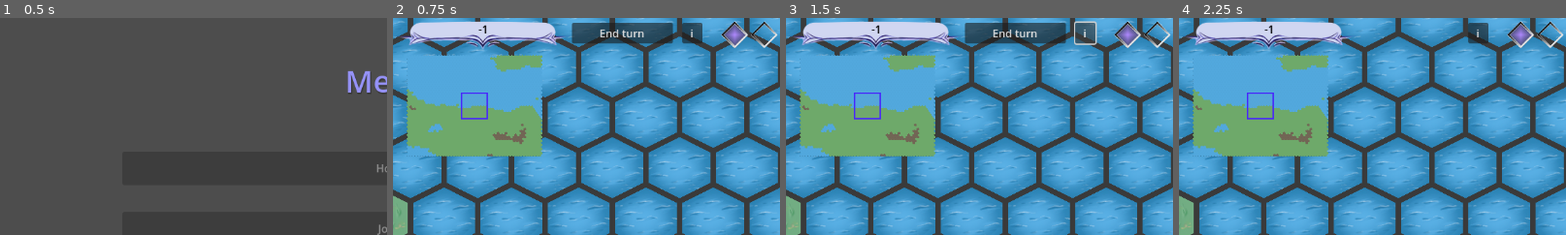
Above: before the commit, frames 1-4 (left to right).
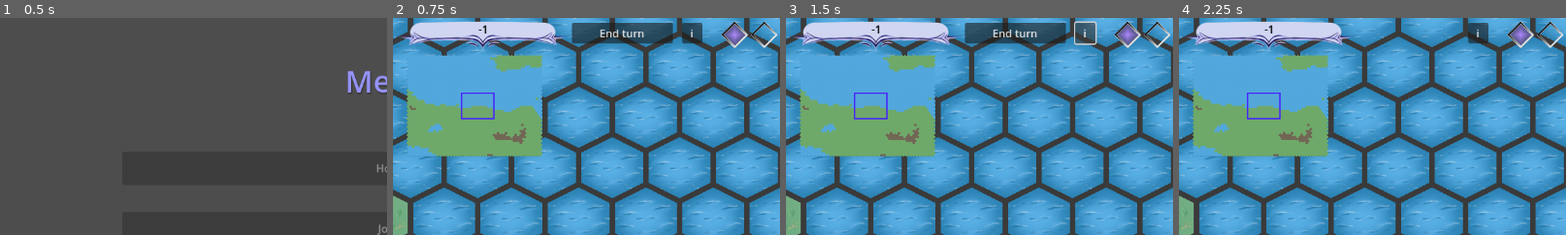
Above: after the commit, the same moments.

Repository: DragonCat4012/Shyv_Game
Game: Godot game, scene res://Scenes/menu.tscn
The game is run twice, just before and just after one commit, with the same random seed, the same clock (stepped at 60 frames per second) and the same inputs.
Inputs:
- Up to frame 1 (0.5 s): no input
- Up to frame 2 (0.75 s): click "Test Map" at 0.5 s
- Up to frame 3 (1.5 s): click "i" at 1.25 s
- Up to frame 4 (2.25 s): click "End turn" at 2 s
The pictures show only the part of the screen within x 0-50%, y 0-50%; the shares and areas given below are measured in that part.

Frame 1 is identical in both runs. In frame 2, 0.1% of the frame differs, in the area x 24-27%, y 34-47%; in frame 3, 0.1%; in frame 4, 0.1%.
Error in both runs: Invalid access to property or key 'assignedID' on a base object of type 'Nil'. (res://Scenes/Overlays/PhaseManager.gd:6)

Commit message:
fix focus frame

Diff:
--- a/Scenes/Game/map.tscn
+++ b/Scenes/Game/map.tscn
@@ -249,7 +249,7 @@
 anchor_bottom = 0.5
 offset_left = -20.0
 offset_top = -20.0
-offset_right = 20.0
+offset_right = 30.0
 offset_bottom = 20.0
 grow_horizontal = 2
 grow_vertical = 2
